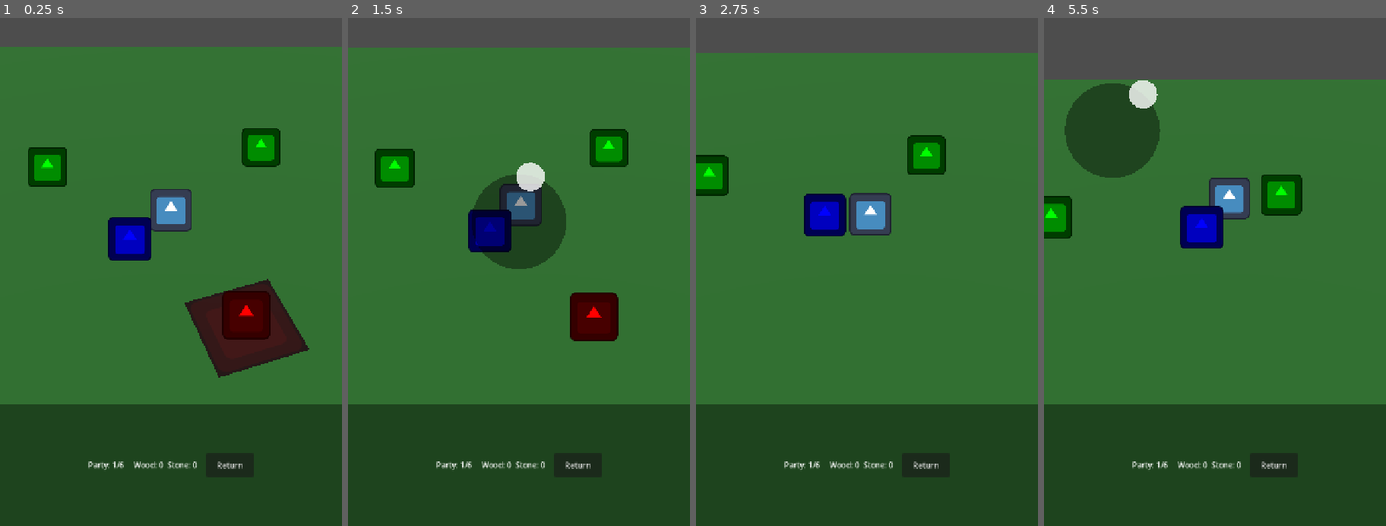
Above: before the commit, frames 1-4 (left to right).
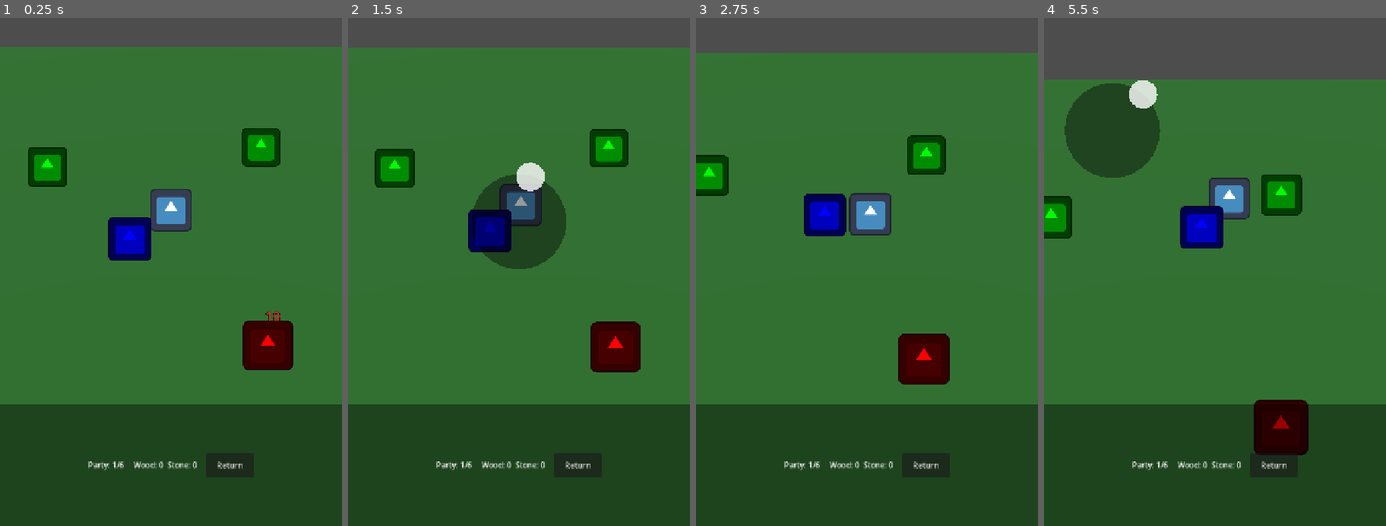
Above: after the commit, the same moments.

Repository: Usobanana/antigravity-prototype_TOH
Game: Godot game, scene res://scenes/levels/Field.tscn
Same seed, same stepped clock (60 frames per second), same inputs: the game is played once before the commit and once after it. The engine's default icon, where the game draws it, is replaced by a stand-in: a white triangle on a blue panel in a dark square.
Inputs (mouse positions are in pixels of both pictures, inside the frame that each line leads up to):
- Up to frame 1 (0.25 s): no input
- Up to frame 2 (1.5 s): click "Return" at 0.5 s; drag from (519, 221) to (553, 89) at 1.27 s
- Up to frame 3 (2.75 s): drag from (798, 251) to (849, 343) at 2.02 s
- Up to frame 4 (5.5 s): move the mouse to (1249, 89) at 2.77 s; click (1249, 89) at 2.92 s; tap Enter at 3.5 s; drag from (1197, 343) to (1112, 129) at 3.52 s; move the mouse to (1317, 312) at 4.27 s; click (1317, 312) at 4.42 s; tap Space at 5 s; drag from (1112, 129) to (1163, 68) at 5.02 s

The runs differ from the first frame. In frame 1, 3.4% of the frame differs, in the area x 54-91%, y 51-71%; in frame 2, 2.2%; in frame 3, 1.5%; in frame 4, 1.7%.

Commit message:
Phase 3: Core Loop Enhancements (Respawn, Damage Popups, Knockback, Base scene)

Diff:
--- /dev/null
+++ b/antigravity-prototype-toh/scenes/levels/Base.tscn
@@ -0,0 +1,35 @@
+[gd_scene load_steps=5 format=3]
+
+[ext_resource type="PackedScene" path="res://scenes/actors/Player.tscn" id="1_player"]
+[ext_resource type="PackedScene" path="res://scenes/actors/CameraController.tscn" id="2_cam"]
+[ext_resource type="PackedScene" path="res://scenes/ui/HUD.tscn" id="3_hud"]
+
+[sub_resource type="BoxShape3D" id="BoxShape3D_floor"]
+size = Vector3(15, 1, 15)
+
+[sub_resource type="StandardMaterial3D" id="StandardMaterial3D_floor"]
+albedo_color = Color(0.6, 0.5, 0.3, 1)
+
+[node name="Base" type="Node3D"]
+
+[node name="DirectionalLight3D" type="DirectionalLight3D" parent="."]
+transform = Transform3D(0.707107, -0.5, 0.5, 0, 0.707107, 0.707107, -0.707107, -0.5, 0.5, 0, 10, 0)
+
+[node name="NavigationRegion3D" type="NavigationRegion3D" parent="."]
+
+[node name="Floor" type="StaticBody3D" parent="NavigationRegion3D"]
+transform = Transform3D(1, 0, 0, 0, 1, 0, 0, 0, 1, 0, -0.5, 0)
+
+[node name="CollisionShape3D" type="CollisionShape3D" parent="NavigationRegion3D/Floor"]
+shape = SubResource("BoxShape3D_floor")
+
+[node name="CSGBox3D" type="CSGBox3D" parent="NavigationRegion3D/Floor"]
+size = Vector3(15, 1, 15)
+material = SubResource("StandardMaterial3D_floor")
+
+[node name="Player" parent="." instance=ExtResource("1_player")]
+transform = Transform3D(1, 0, 0, 0, 1, 0, 0, 0, 1, 0, 0, 0)
+
+[node name="CameraController" parent="." instance=ExtResource("2_cam")]
+
+[node name="HUD" parent="." instance=ExtResource("3_hud")]
--- a/antigravity-prototype-toh/scenes/levels/Field.tscn
+++ b/antigravity-prototype-toh/scenes/levels/Field.tscn
@@ -6,6 +6,7 @@
 [ext_resource type="PackedScene" path="res://scenes/objects/Tree.tscn" id="4_tree"]
 [ext_resource type="PackedScene" path="res://scenes/actors/Enemy.tscn" id="5_enemy"]
 [ext_resource type="PackedScene" path="res://scenes/actors/Follower.tscn" id="6_follower"]
+[ext_resource type="PackedScene" path="res://scenes/objects/Spawner.tscn" id="7_spawner"]
 
 [sub_resource type="BoxShape3D" id="BoxShape3D_floor"]
 size = Vector3(20, 1, 20)
@@ -44,13 +45,19 @@
 
 [node name="Enemies" type="Node3D" parent="."]
 
-[node name="Enemy1" parent="Enemies" instance=ExtResource("5_enemy")]
+[node name="EnemySpawner1" parent="Enemies" instance=ExtResource("7_spawner")]
 transform = Transform3D(1, 0, 0, 0, 1, 0, 0, 0, 1, 2, 0, 4)
+spawn_scene = ExtResource("5_enemy")
+respawn_time = 3.0
 
 [node name="Resources" type="Node3D" parent="."]
 
-[node name="Tree1" parent="Resources" instance=ExtResource("4_tree")]
+[node name="TreeSpawner1" parent="Resources" instance=ExtResource("7_spawner")]
 transform = Transform3D(1, 0, 0, 0, 1, 0, 0, 0, 1, 3, 0, -3)
+spawn_scene = ExtResource("4_tree")
+respawn_time = 5.0
 
-[node name="Tree2" parent="Resources" instance=ExtResource("4_tree")]
+[node name="TreeSpawner2" parent="Resources" instance=ExtResource("7_spawner")]
 transform = Transform3D(1, 0, 0, 0, 1, 0, 0, 0, 1, -4, 0, -2)
+spawn_scene = ExtResource("4_tree")
+respawn_time = 5.0
--- /dev/null
+++ b/antigravity-prototype-toh/scenes/objects/Spawner.tscn
@@ -0,0 +1,6 @@
+[gd_scene load_steps=2 format=3]
+
+[ext_resource type="Script" path="res://scripts/components/spawner.gd" id="1_spawner"]
+
+[node name="Spawner" type="Node3D"]
+script = ExtResource("1_spawner")
--- /dev/null
+++ b/antigravity-prototype-toh/scenes/ui/FloatingText.tscn
@@ -0,0 +1,12 @@
+[gd_scene load_steps=2 format=3]
+
+[ext_resource type="Script" path="res://scripts/components/floating_text.gd" id="1_ftext"]
+
+[node name="FloatingText" type="Label3D"]
+transform = Transform3D(1, 0, 0, 0, 1, 0, 0, 0, 1, 0, 1, 0)
+billboard = 1
+text = "0"
+font_size = 64
+outline_size = 12
+modulate = Color(1, 0.2, 0.2, 1)
+script = ExtResource("1_ftext")
--- a/antigravity-prototype-toh/scripts/components/enemy.gd
+++ b/antigravity-prototype-toh/scripts/components/enemy.gd
@@ -1,15 +1,55 @@
 extends CharacterBody3D
 class_name Enemy
+
+enum State {
+	IDLE,
+	MOVE,
+	ATTACK,
+	KNOCKBACK
+}
+
+var current_state: State = State.IDLE
+var knockback_timer: float = 0.0
+var knockback_velocity: Vector3 = Vector3.ZERO
+
 
 @export var max_health: int = 30
 var current_health: int
 
+const FloatingTextScene = preload("res://scenes/ui/FloatingText.tscn")
+
 func _ready() -> void:
 	current_health = max_health
 
-func take_damage(amount: int) -> void:
+func _physics_process(delta: float) -> void:
+	if current_state == State.KNOCKBACK:
+		knockback_timer -= delta
+		velocity = knockback_velocity
+		move_and_slide()
+		if knockback_timer <= 0.0:
+			current_state = State.IDLE
+	else:
+		# プレイヤーを追跡する等の基本AIロジックをここに追加可能
+		pass
+
+func take_damage(amount: int, hit_direction: Vector3 = Vector3.ZERO) -> void:
 	current_health -= amount
-	# ヒットエフェクトなどをここで出す
+
+	# ノックバック処理
+	current_state = State.KNOCKBACK
+	knockback_timer = 0.2
+	if hit_direction != Vector3.ZERO:
+		knockback_velocity = hit_direction.normalized() * 5.0
+	else:
+		# 方向指定がなければ後ろへ飛ぶように
+		knockback_velocity = -global_transform.basis.z * 5.0
+
+	# ダメージポップアップの生成
+	if FloatingTextScene:
+		var text_node = FloatingTextScene.instantiate()
+		add_child(text_node)
+		if text_node.has_method("set_value"):
+			text_node.set_value(amount)
 
 	# スケールを少し変えてダメージを受けた感触などを出しても良い
 
--- /dev/null
+++ b/antigravity-prototype-toh/scripts/components/floating_text.gd
@@ -0,0 +1,28 @@
+extends Label3D
+class_name FloatingText
+
+@export var move_speed: float = 2.0
+@export var life_time: float = 1.0
+
+var elapsed: float = 0.0
+
+func _ready() -> void:
+	# 少しランダムに散らす(X/Z方向)
+	var offset = Vector3(randf_range(-0.5, 0.5), 0, randf_range(-0.5, 0.5))
+	position += offset
+
+func _process(delta: float) -> void:
+	# 上方向へ移動させる
+	position.y += move_speed * delta
+
+	elapsed += delta
+	# フェードアウト
+	var alpha = 1.0 - (elapsed / life_time)
+	modulate.a = max(0.0, alpha)
+	outline_modulate.a = max(0.0, alpha)
+
+	if elapsed >= life_time:
+		queue_free()
+
+func set_value(amount: int) -> void:
+	text = str(amount)
--- a/antigravity-prototype-toh/scripts/components/hud.gd
+++ b/antigravity-prototype-toh/scripts/components/hud.gd
@@ -12,6 +12,12 @@
 	if return_button:
 		return_button.pressed.connect(_on_return_pressed)
 
+	# シーンに応じてボタンの文字を変更
+	if get_tree().current_scene and get_tree().current_scene.name == "Base":
+		return_button.text = "Go Field"
+	else:
+		return_button.text = "Return"
+
 func update_party_count(current: int, max_val: int) -> void:
 	party_label.text = "Party: %d/%d" % [current, max_val]
 
@@ -19,8 +25,11 @@
 	resource_label.text = "Wood: %d  Stone: %d" % [wood, stone]
 
 func _on_return_pressed() -> void:
-	print("Return to base!")
-	# get_tree().change_scene_to_file("res://scenes/levels/Base.tscn")
+	var current_scene = get_tree().current_scene.name
+	if current_scene == "Field":
+		get_tree().change_scene_to_file("res://scenes/levels/Base.tscn")
+	else:
+		get_tree().change_scene_to_file("res://scenes/levels/Field.tscn")
 
 func _on_stick_moved(direction: Vector2) -> void:
 	var players = get_tree().get_nodes_in_group("Player")
--- a/antigravity-prototype-toh/scripts/components/player.gd
+++ b/antigravity-prototype-toh/scripts/components/player.gd
@@ -5,7 +5,8 @@
 	IDLE,
 	MOVE,
 	ATTACK,
-	GATHER
+	GATHER,
+	KNOCKBACK
 }
 
 @export var move_speed: float = 5.0
@@ -21,6 +22,9 @@
 
 var current_wood: int = 0
 var current_stone: int = 0
+
+var knockback_timer: float = 0.0
+var knockback_velocity: Vector3 = Vector3.ZERO
 
 const TargetMarkerScene = preload("res://scenes/ui/TargetMarker.tscn")
 const GatherProgressScene = preload("res://scenes/ui/GatherProgress.tscn")
@@ -40,6 +44,14 @@
 	input_vector = v
 
 func _handle_movement(delta: float) -> void:
+	if current_state == State.KNOCKBACK:
+		knockback_timer -= delta
+		velocity = knockback_velocity
+		move_and_slide()
+		if knockback_timer <= 0.0:
+			_change_state(State.IDLE)
+		return
+
 	if input_vector.length() > 0:
 		# 2Dの入力を3D空間(X, Z)へ変換（Yは高さ）
 		var direction = Vector3(input_vector.x, 0, input_vector.y).normalized()
@@ -98,7 +110,9 @@
 				attack_timer -= delta
 				if attack_timer <= 0.0:
 					if target.has_method("take_damage"):
-						target.take_damage(attack_damage)
+						var hit_dir = target.global_position - global_position
+						hit_dir.y = 0
+						target.take_damage(attack_damage, hit_dir)
 					attack_timer = attack_interval
 		State.GATHER:
 			if _get_closest_enemy() != null:
--- /dev/null
+++ b/antigravity-prototype-toh/scripts/components/spawner.gd
@@ -0,0 +1,33 @@
+extends Node3D
+class_name Spawner
+
+@export var spawn_scene: PackedScene
+@export var respawn_time: float = 5.0 # 消滅後再出現するまでの秒数
+
+var current_instance: Node3D = null
+var spawn_timer: float = 0.0
+var is_waiting_respawn: bool = false
+
+func _ready() -> void:
+	_spawn()
+
+func _process(delta: float) -> void:
+	if is_waiting_respawn:
+		spawn_timer -= delta
+		if spawn_timer <= 0.0:
+			_spawn()
+
+	# 子ノードとして存在していたインスタンスが削除（queue_free）されたか監視
+	elif not is_instance_valid(current_instance):
+		is_waiting_respawn = true
+		spawn_timer = respawn_time
+
+func _spawn() -> void:
+	if not spawn_scene: return
+
+	current_instance = spawn_scene.instantiate()
+	# Spawner自身の子として追加・位置はSpawnerの原点
+	add_child(current_instance)
+	current_instance.position = Vector3.ZERO
+
+	is_waiting_respawn = false
Not shown: 1 places in antigravity-prototype-toh/scenes/levels/Field.tscn that only renumber resources
